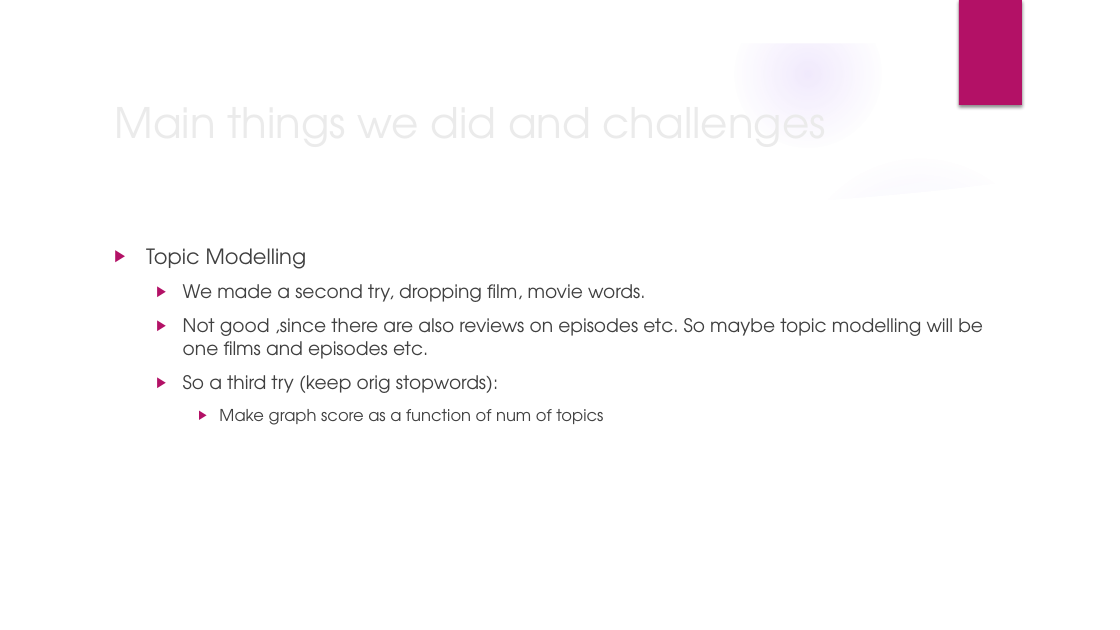
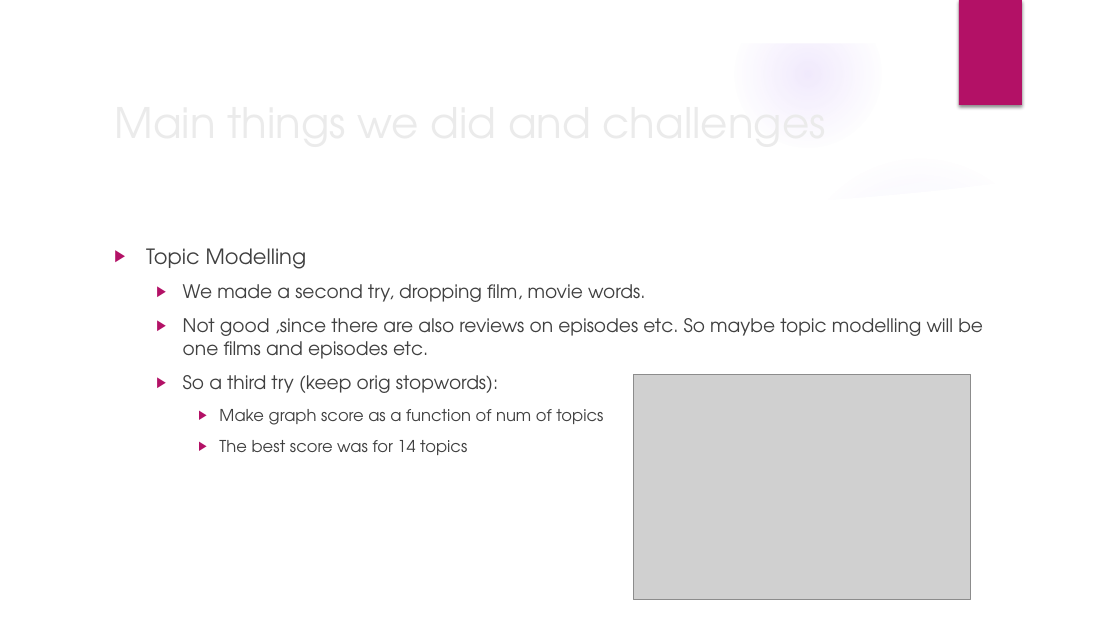
Before and after one commit to TCDSNirShani/IMDbReviewsAnalyzer, a slide deck: slide 20 of Things we did in project.pptx (slide 18 before the commit). Drawn at 1120x630 pixels with LibreOffice and Linux fonts; fonts in the diff are those of the drawing; grey boxes stand for pictures; background and template pictures are left out. Boxes give left, top, right and bottom in pixels: in the first picture for what was removed or moved away, otherwise in the second. Text is boxed around its words. In the diff, an @@ line names an element or a change of style, - is before the commit and + after.

```diff
--- a/Things we did in project.pptx
+++ b/Things we did in project.pptx
@@ picture added at [634, 375, 970, 600] @@
@@ text at [219, 440, 467, 455]: paragraph added @@
+    ▶ The best score was for 14 topics
```
Also in this commit, not shown: 6 slides added, 4 other files.
